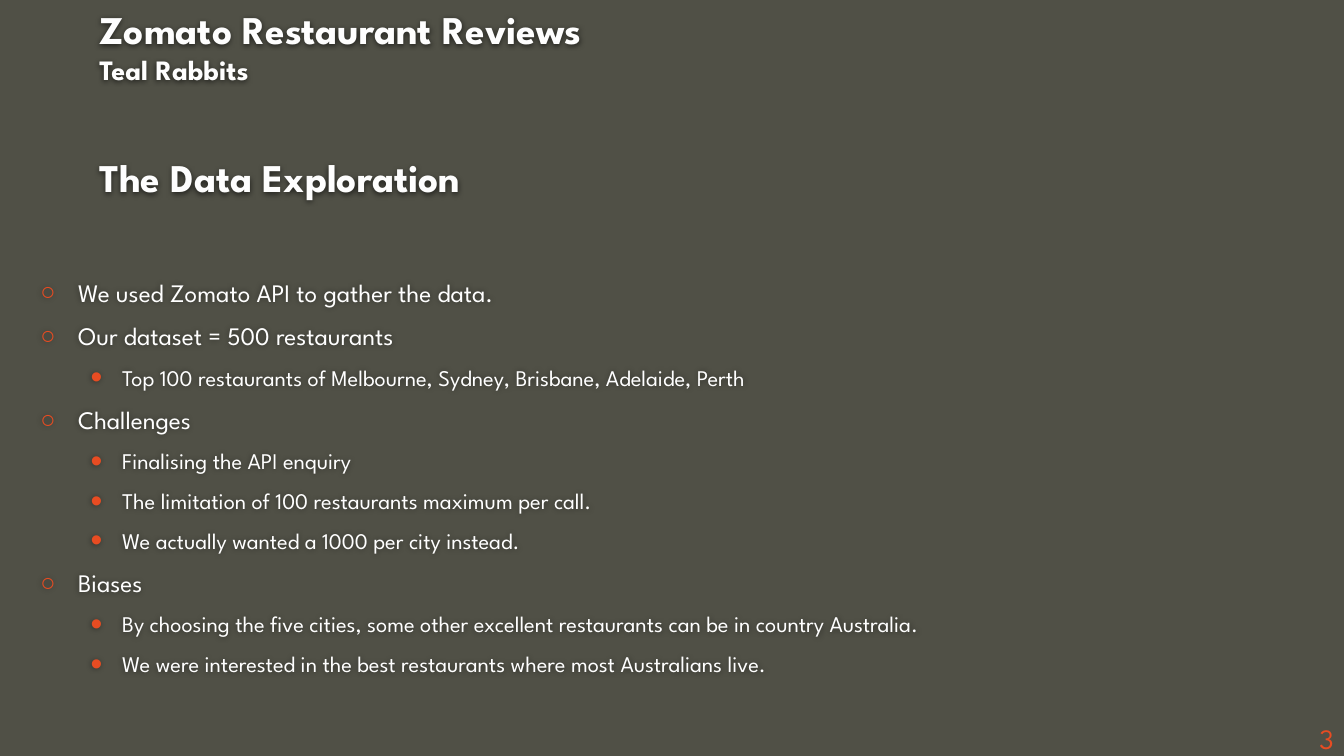
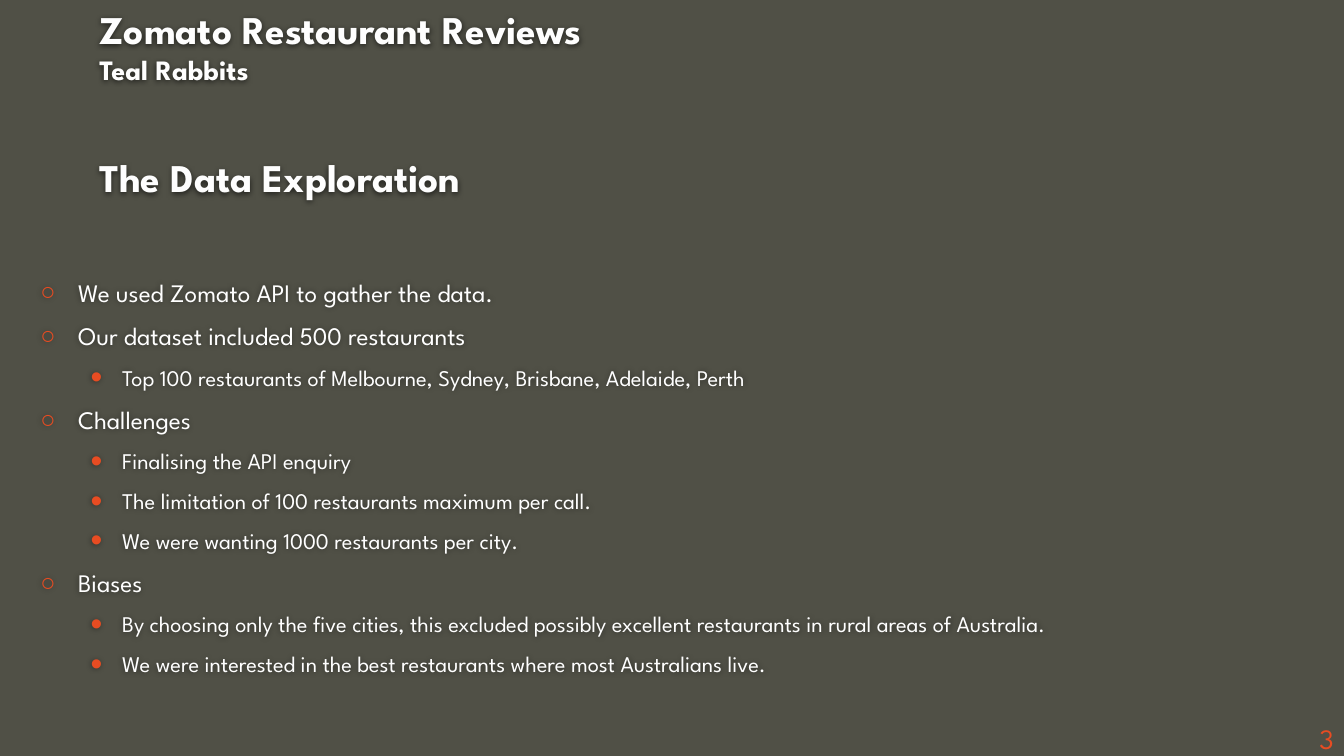
Before and after one commit to ashdrayton/Zomato-Restaurants-Reviews, a slide deck: slide 3 of Final notebooks/Zomato_Presentation_EW_20200712.pptx. Drawn at 1344x756 pixels with LibreOffice and Linux fonts; fonts in the diff are those of the drawing; background and template pictures are left out. Boxes give left, top, right and bottom in pixels: in the first picture for what was removed or moved away, otherwise in the second. Text is boxed around its words. In the diff, an @@ line names an element or a change of style, - is before the commit and + after.

```diff
--- a/Final notebooks/Zomato_Presentation_EW_20200712.pptx
+++ b/Final notebooks/Zomato_Presentation_EW_20200712.pptx
@@ text at (78, 327, 465, 346): text changed @@
-○ Our dataset = 500 restaurants
+○ Our dataset included 500 restaurants
@@ text at (122, 534, 519, 554): text changed @@
-  • We actually wanted a 1000 per city instead.
+  • We were wanting 1000 restaurants per city.
@@ text at (122, 616, 1045, 637): text changed @@
-  • By choosing the five cities, some other excellent restaurants can be in country Australia.
+  • By choosing only the five cities, this excluded possibly excellent restaurants in rural areas of Australia.
```
Also in this commit, not shown: 6 other slides changed.
